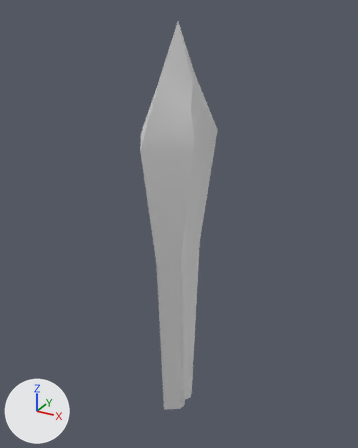
The Blender file Blender - entendendo o Box Modeling/sword.blend, before and after one commit.
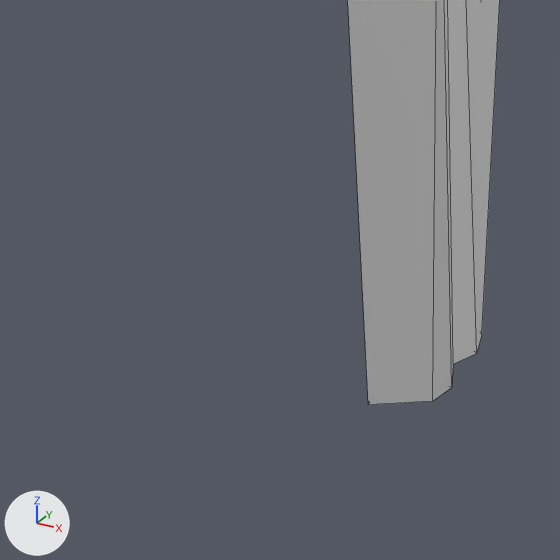
Old and new are each drawn whole from a 50 mm lens placed at (1.114, -2.022, 1.753), pointed at (-0.03, 0.059, 0.713) and again close up on the part from 21% to 59% of the width and 69% to 100% of the height. The lights are fixed; the arrows at lower left show +X, +Y and +Z. The close-ups show mesh edges as thin lines.
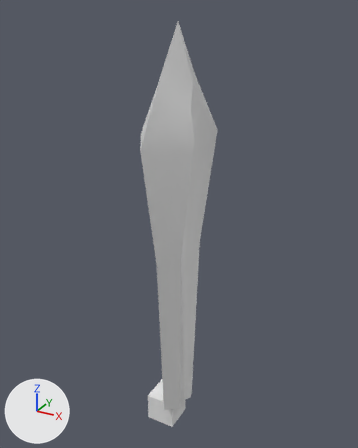
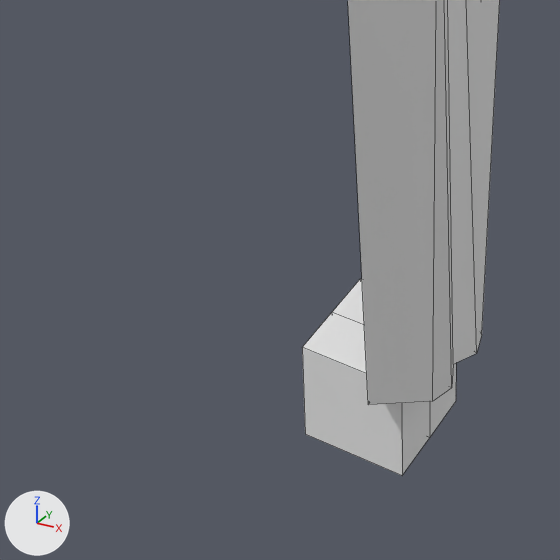
Pixel boxes (x1, y1, x2, y2) of what changed, in the close-ups (560 x 560 px):
'Hilt', added
    after: (302, 279, 456, 475)

Patch to the scene script:
```diff
--- a/Blender - entendendo o Box Modeling/sword.blend.py
+++ b/Blender - entendendo o Box Modeling/sword.blend.py
@@ me_cube @@
+me_cube.from_pydata(...)  # a box spanning x -1.0..1.0, y -1.0..0.0, z -1.0..1.0
@@ ob_hilt @@
+ob_hilt = bpy.data.objects.new('Hilt', me_cube)
+ob_hilt.location = (-0.077, -0.008, -0.458)
+ob_hilt.scale = (-0.0832, -0.0832, -0.0832)
+_m = ob_hilt.modifiers.new('Mirror', 'MIRROR')
+_m.use_axis = (False, True, False)
```
